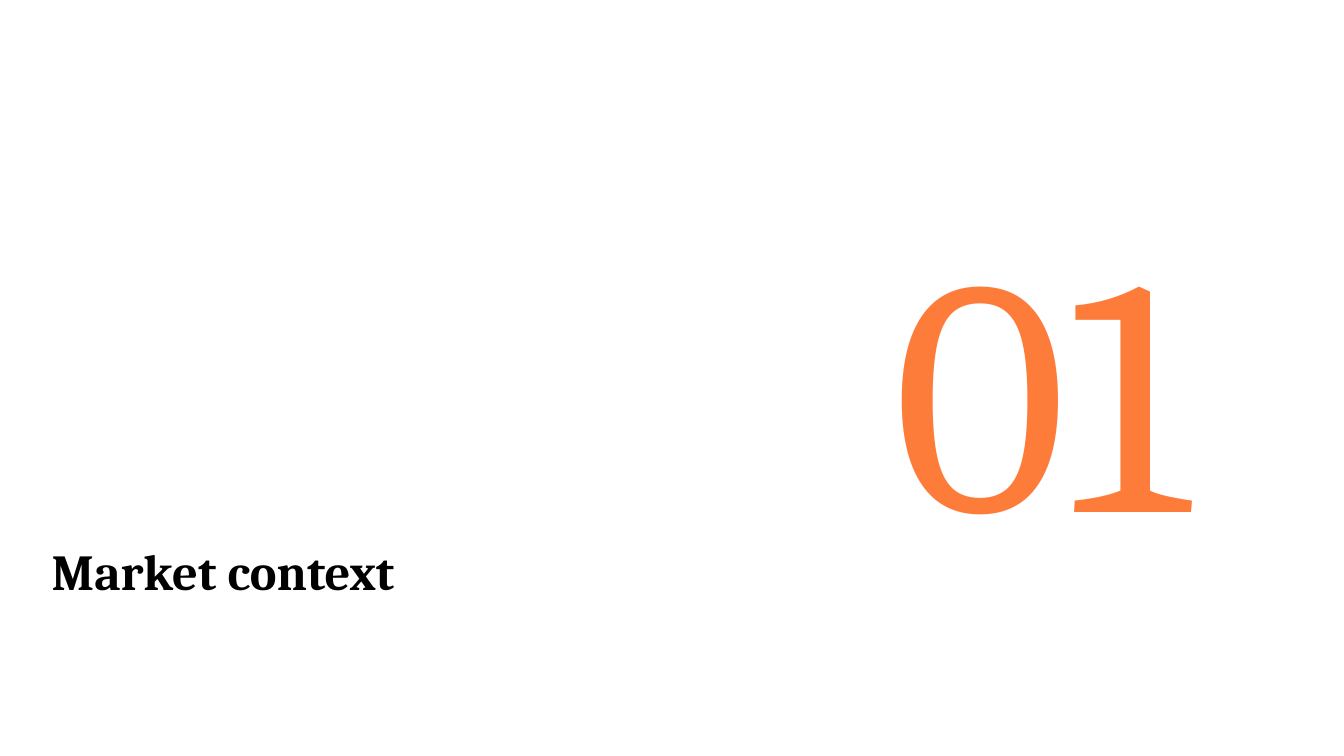
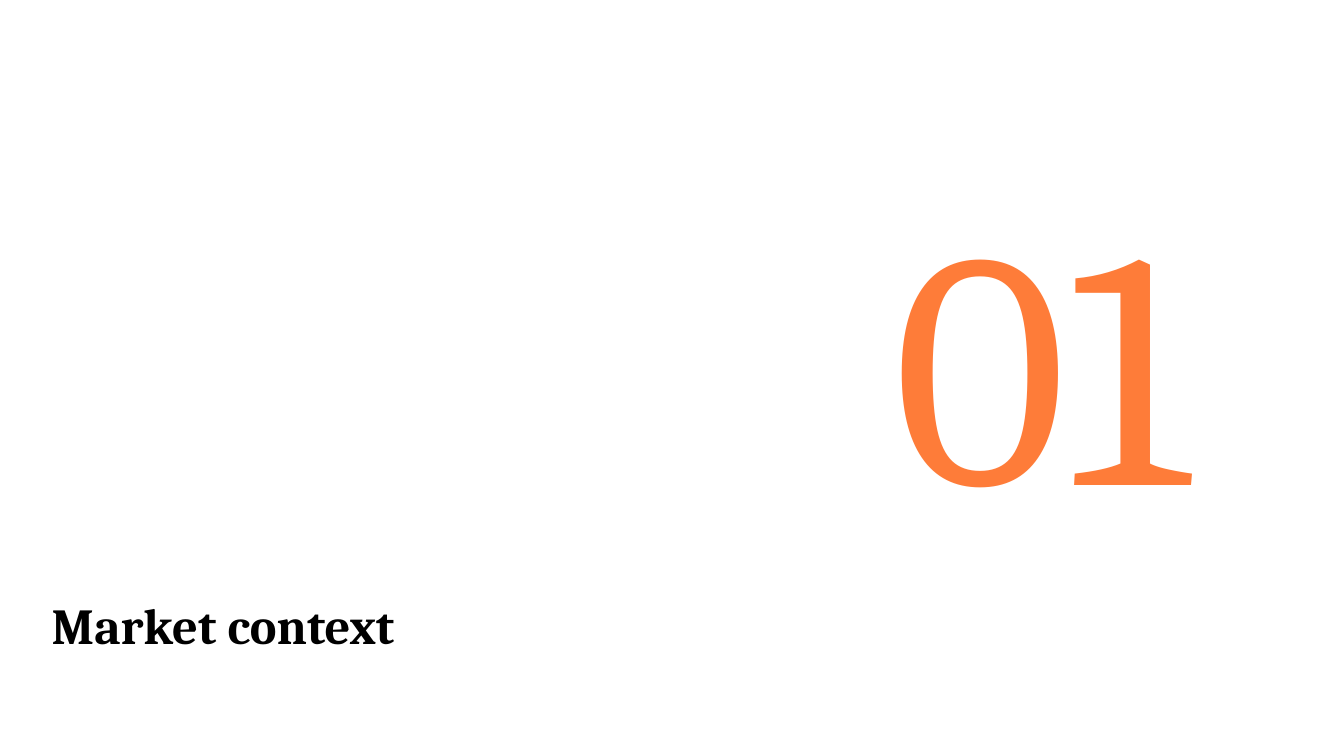
Before and after one commit to JakubNaskretski/pptx-skill-grid, a slide deck: slide 2 of examples/out.pptx. Drawn at 1344x756 pixels with LibreOffice and Linux fonts; fonts in the diff are those of the drawing. Boxes give left, top, right and bottom in pixels: in the first picture for what was removed or moved away, otherwise in the second. Text is boxed around its words. In the diff, an @@ line names an element or a change of style, - is before the commit and + after.

Commit message:
Fix layout issues from first visual review of out_v2.pptx
section_divider:
  - Number cell expanded from 6→7 rows (rows 3-9). At 240pt the text was
    overflowing the 3.21in cell into the label below.
  - render_heading disables word_wrap on section_number so "01" / "02"
    can't break to two lines when the cell is borderline-narrow.

render_heading + render_text:
  - New optional vertical_anchor param (top/middle/bottom). Enables
    centering text against an image of equal height.

single_metric:
  - Caption moved to the footer strip (was crowding the 160pt hero number
    at rows 10-11).
  - Value cell expanded to rows 3-10; vertical_anchor=middle so it sits
    in the center of its cell.

four_up + six_up:
  - One-row gap inserted between icon_label and body. The body was
    visually butting up against the label with no breathing room.

matrix_2x2:
  - Image shrunk from 3x5 to 2x4 cells.
  - 2-col horizontal gap (cols 6-7) between left/right cards.
  - 1-row vertical gap (row 7) between top/bottom cards.
  - Label vertical_anchor=bottom + body vertical_anchor=top so the
    label/body junction lands exactly on the image's vertical centerline.

```diff
--- a/examples/out.pptx
+++ b/examples/out.pptx
@@ text "01": place and size @@
-text "01" at (894,286,1189,515)
+text "01" at (894,259,1189,488)
@@ text "Market context": place and size @@
-text "Market context" at (52,555,395,591)
+text "Market context" at (52,609,395,645)
```
Also in this commit, not shown: 1 other slide changed, 8 other files.
